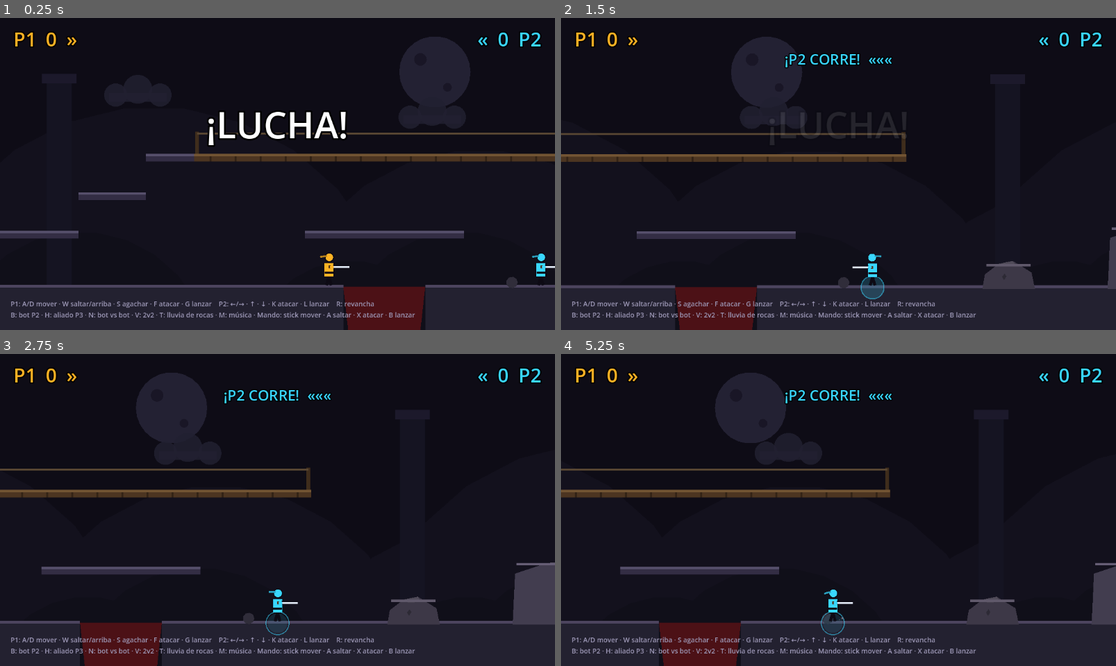
Above: before the commit, frames 1-4 (two rows, left to right).
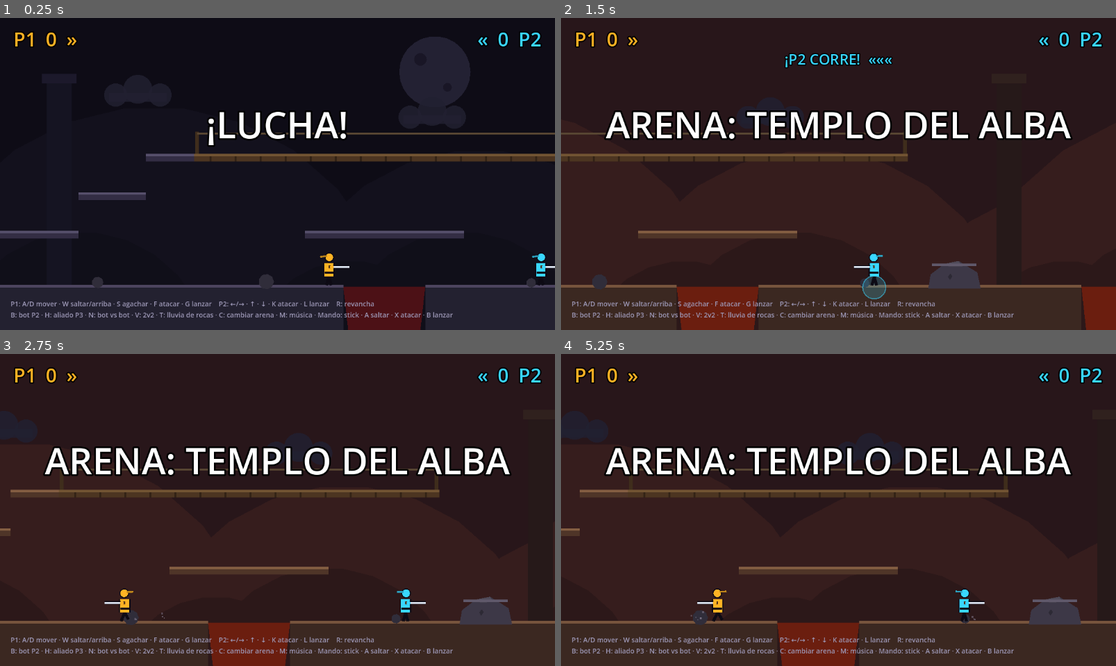
Above: after the commit, the same moments.

Repository: tigreton/nidhogg-2.1
Game: Godot game, scene res://scenes/main.tscn
The game is run twice, just before and just after one commit, with the same random seed, the same clock (stepped at 60 frames per second) and the same inputs.
Inputs:
- Up to frame 1 (0.25 s): no input
- Up to frame 2 (1.5 s): hold D (p1_right) from 0.53 s (still down); tap C (toggle_arena, bound only after the commit) at 0.6 s; tap W (p1_jump) at 0.77 s; tap N (bot_vs_bot) at 1.35 s
- Up to frame 3 (2.75 s): tap W (p1_jump) at 1.52 s; tap C (toggle_arena, bound only after the commit) at 1.55, 2.3 s; release D (p1_right) at 2.03 s; hold A (p1_left) from 2.03 s (still down); tap F (p1_attack) at 2.1 s
- Up to frame 4 (5.25 s): release A (p1_left) at 2.78 s; hold D (p1_right) 2.78-4.28 s; tap G (p1_throw) at 2.85 s; tap W (p1_jump) at 3.02, 3.77, 4.52 s; tap C (toggle_arena, bound only after the commit) at 3.05, 3.8, 4.55 s; tap K (p2_attack) at 3.6 s; hold A (p1_left) 4.28-5.03 s; tap Down (p2_down) at 4.35 s; hold D (p1_right) from 5.03 s (still down); tap Left (p2_left) at 5.1 s

The runs differ from the first frame. In frame 1, 0.6% of the frame differs, in the area x 16-97%, y 82-96%; in frame 2, 81%, in the area x 0-100%, y 0-100%; in frame 3, 76%; in frame 4, 76%.

Commit message:
Segunda arena 'Templo del Alba' con selector (C)
- Geometría y paleta del nivel parametrizadas por arena (luna/sol, fosos, casa, torre y peñasco reubicados)
- Nivel reconstruible bajo un contenedor propio para cambiar de arena en caliente
- Suelo generado entre fosos ordenados (valen cualquier disposición)
- Smoke test ampliado a 42 comprobaciones y capturas de la arena nueva

Diff:
--- a/scripts/game.gd
+++ b/scripts/game.gd
@@ -7,13 +7,32 @@
 
 const LEVEL_W := 4800.0
 const GROUND_Y := 560.0
-const PIT_X0 := 2210.0
-const PIT_X1 := 2380.0
-const PIT2_X0 := 700.0
-const PIT2_X1 := 880.0
-const PLAT_X0 := PIT_X0 - 80.0
-const PLAT_X1 := PIT_X1 + 80.0
-const PLAT_Y := 448.0
+# --- geometría por arena (la fija _load_arena; estos son los valores de la arena 0) ---
+var PIT_X0 := 2210.0
+var PIT_X1 := 2380.0
+var PIT2_X0 := 700.0
+var PIT2_X1 := 880.0
+var PLAT_X0 := 2130.0
+var PLAT_X1 := 2460.0
+var PLAT_Y := 448.0
+# --- paleta por arena ---
+var col_sky := Color(0.055, 0.05, 0.09)
+var col_hill_far := Color(0.075, 0.068, 0.115)
+var col_hill_near := Color(0.065, 0.06, 0.10)
+var col_pillar := Color(0.085, 0.08, 0.135)
+var col_pillar_cap := Color(0.11, 0.10, 0.17)
+var col_pit := Color(0.30, 0.07, 0.09)
+var col_floor := Color(0.14, 0.13, 0.19)
+var col_floor_top := Color(0.30, 0.27, 0.37)
+var col_plat := Color(0.20, 0.18, 0.27)
+var col_plat_top := Color(0.34, 0.31, 0.42)
+var col_wall := Color(0.11, 0.10, 0.16)
+var cel_pos := Vector2(2400.0, 118.0)
+var cel_col := Color(0.14, 0.13, 0.20)
+var cel_detail := Color(0.10, 0.09, 0.15)
+var arena_id := 0
+var level_root: Node2D
+
 const GRASS_X0 := 1150.0
 const GRASS_X1 := 1450.0
 const GOAL_W := 130.0
@@ -21,36 +40,40 @@
 const VIEW_W := 1152.0
 const VIEW_H := 648.0
 const RESPAWN_DELAY := 2.4
+const ARENA_NAMES := ["RUINAS DE MEDIANOCHE", "TEMPLO DEL ALBA"]
 const BOT_CFG := [
 	{"react": 0.26, "atk": 0.12, "err": 0.35},  # FÁCIL
 	{"react": 0.13, "atk": 0.30, "err": 0.10},  # NORMAL
 	{"react": 0.07, "atk": 0.50, "err": 0.02},  # DIFÍCIL
 ]
 # ruta alta: puente de madera sobre el foso central
-const BRIDGE_X0 := 1900.0
-const BRIDGE_X1 := 2690.0
-const BRIDGE_Y := 288.0
-# casa con tejado subible (dos faldones escalonados)
-const ROOF_L_X0 := 908.0
-const ROOF_L_X1 := 1010.0
-const ROOF_L_Y := 472.0
-const ROOF_H_X0 := 1020.0
-const ROOF_H_X1 := 1152.0
-const ROOF_H_Y := 406.0
-# zona rocosa (derecha del foso): peldaño, peñasco y torre
-const STEP_R_X0 := 2856.0
-const STEP_R_X1 := 2948.0
-const STEP_R_Y := 516.0
-const BOULDER_X0 := 3116.0
-const BOULDER_X1 := 3344.0
-const BOULDER_Y := 440.0
-const TOWER_X0 := 3476.0
-const TOWER_X1 := 3644.0
-const TOWER_Y := 330.0
+var BRIDGE_X0 := 1900.0
+var BRIDGE_X1 := 2690.0
+var BRIDGE_Y := 288.0
+# casa con tejado subible (dos faldones escalonados), anclada a HOUSE_X
+var HOUSE_X := 908.0
+var ROOF_L_X0 := 908.0
+var ROOF_L_X1 := 1010.0
+var ROOF_L_Y := 472.0
+var ROOF_H_X0 := 1020.0
+var ROOF_H_X1 := 1152.0
+var ROOF_H_Y := 406.0
+# zona rocosa: peldaños, peñasco y torre
+var STEP_R_X0 := 2856.0
+var STEP_R_X1 := 2948.0
+var STEP_R_Y := 516.0
+var BOULDER_X0 := 3116.0
+var BOULDER_X1 := 3344.0
+var BOULDER_Y := 440.0
+var TOWER_X0 := 3476.0
+var TOWER_X1 := 3644.0
+var TOWER_Y := 330.0
 # peldaño rocoso cerca de la meta izquierda
-const STEP_L_X0 := 500.0
-const STEP_L_X1 := 592.0
-const STEP_L_Y := 516.0
+var STEP_L_X0 := 500.0
+var STEP_L_X1 := 592.0
+var STEP_L_Y := 516.0
+var FENCE_X0 := 600.0
+var FENCE_X1 := 690.0
 
 const ROCK_WARN_TIME := 0.85
 const ROCK_FALL_SPEED := 1900.0
@@ -103,6 +126,9 @@
 func _ready() -> void:
 	process_mode = Node.PROCESS_MODE_ALWAYS
 	_setup_input()
+	level_root = Node2D.new()
+	add_child(level_root)
+	_load_arena(0)
 	_build_level()
 	_build_players()
 	stats = _fresh_stats()
@@ -176,6 +202,7 @@
 		"toggle_bot": [KEY_B], "toggle_music": [KEY_M],
 		"pause": [KEY_ESCAPE], "bot_vs_bot": [KEY_N],
 		"toggle_ally": [KEY_H], "toggle_2v2": [KEY_V], "toggle_chaos": [KEY_T],
+		"toggle_arena": [KEY_C],
 		# P3/P4 solo se controlan por bot: acciones registradas vacías
 		"p3_left": [], "p3_right": [], "p3_up": [], "p3_down": [],
 		"p3_jump": [], "p3_attack": [], "p3_throw": [],
@@ -219,23 +246,28 @@
 
 
 func _build_level() -> void:
-	_poly(PackedVector2Array([Vector2(0, 0), Vector2(LEVEL_W, 0), Vector2(LEVEL_W, 720), Vector2(0, 720)]), Color(0.055, 0.05, 0.09), -10)
-	_poly(_circle_points(LEVEL_W * 0.5, 118.0, 74.0), Color(0.14, 0.13, 0.20), -9)
-	_poly(_circle_points(LEVEL_W * 0.5 - 30.0, 92.0, 13.0), Color(0.10, 0.09, 0.15), -9)
-	_poly(_circle_points(LEVEL_W * 0.5 + 26.0, 150.0, 9.0), Color(0.10, 0.09, 0.15), -9)
+	_poly(PackedVector2Array([Vector2(0, 0), Vector2(LEVEL_W, 0), Vector2(LEVEL_W, 720), Vector2(0, 720)]), col_sky, -10)
+	_poly(_circle_points(cel_pos.x, cel_pos.y, 74.0), cel_col, -9)
+	_poly(_circle_points(cel_pos.x - 30.0, cel_pos.y - 26.0, 13.0), cel_detail, -9)
+	_poly(_circle_points(cel_pos.x + 26.0, cel_pos.y + 32.0, 9.0), cel_detail, -9)
 	_hills()
 	_clouds()
 	var px := 340.0
 	while px < LEVEL_W - 200.0:
 		if not (px > PIT_X0 - 130.0 and px < PIT_X1 + 130.0):
-			_poly(PackedVector2Array([Vector2(px - 26, GROUND_Y), Vector2(px + 26, GROUND_Y), Vector2(px + 26, 130.0), Vector2(px - 26, 130.0)]), Color(0.085, 0.08, 0.135), -5)
-			_poly(PackedVector2Array([Vector2(px - 36, 142.0), Vector2(px + 36, 142.0), Vector2(px + 36, 122.0), Vector2(px - 36, 122.0)]), Color(0.11, 0.10, 0.17), -5)
+			_poly(PackedVector2Array([Vector2(px - 26, GROUND_Y), Vector2(px + 26, GROUND_Y), Vector2(px + 26, 130.0), Vector2(px - 26, 130.0)]), col_pillar, -5)
+			_poly(PackedVector2Array([Vector2(px - 36, 142.0), Vector2(px + 36, 142.0), Vector2(px + 36, 122.0), Vector2(px - 36, 122.0)]), col_pillar_cap, -5)
 		px += 640.0
-	_floor_segment(0.0, PIT2_X0)
-	_floor_segment(PIT2_X1, PIT_X0)
-	_floor_segment(PIT_X1, LEVEL_W)
-	_poly(PackedVector2Array([Vector2(PIT_X0, GROUND_Y + 4), Vector2(PIT_X1, GROUND_Y + 4), Vector2(PIT_X1 - 26, 800.0), Vector2(PIT_X0 + 26, 800.0)]), Color(0.30, 0.07, 0.09), -6)
-	_poly(PackedVector2Array([Vector2(PIT2_X0, GROUND_Y + 4), Vector2(PIT2_X1, GROUND_Y + 4), Vector2(PIT2_X1 - 26, 800.0), Vector2(PIT2_X0 + 26, 800.0)]), Color(0.30, 0.07, 0.09), -6)
+	# suelo entre los fosos, ordenados por posición (valgan donde valgan)
+	var pits := [[PIT_X0, PIT_X1], [PIT2_X0, PIT2_X1]]
+	pits.sort_custom(func(u, v): return u[0] < v[0])
+	var seg_a := 0.0
+	for b in pits:
+		_floor_segment(seg_a, b[0])
+		seg_a = b[1]
+	_floor_segment(seg_a, LEVEL_W)
+	_poly(PackedVector2Array([Vector2(PIT_X0, GROUND_Y + 4), Vector2(PIT_X1, GROUND_Y + 4), Vector2(PIT_X1 - 26, 800.0), Vector2(PIT_X0 + 26, 800.0)]), col_pit, -6)
+	_poly(PackedVector2Array([Vector2(PIT2_X0, GROUND_Y + 4), Vector2(PIT2_X1, GROUND_Y + 4), Vector2(PIT2_X1 - 26, 800.0), Vector2(PIT2_X0 + 26, 800.0)]), col_pit, -6)
 	_platform(PLAT_X0, PLAT_X1, PLAT_Y)
 	_bridge()
 	_house()
@@ -257,11 +289,128 @@
 	_goal_zone(0.0, GOAL_W, P2_COLOR)
 	_torch_at(210.0)
 	_torch_at(LEVEL_W - 210.0)
-	_torch_at(1032.0)
+	_torch_at(HOUSE_X + 124.0)
+	_fence(FENCE_X0, FENCE_X1)
 
 
 func _register_top(x0: float, x1: float, y: float) -> void:
 	_tops.append({"x0": x0, "x1": x1, "y": y})
+
+
+func _load_arena(id: int) -> void:
+	arena_id = id % ARENA_NAMES.size()
+	match arena_id:
+		1:
+			# Templo del alba: amanecer cálido, rocas y torre a la izquierda,
+			# foso pequeño y casa junto a la meta derecha
+			PIT_X0 = 2210.0
+			PIT_X1 = 2380.0
+			PIT2_X0 = 3050.0
+			PIT2_X1 = 3230.0
+			PLAT_X0 = 2130.0
+			PLAT_X1 = 2460.0
+			PLAT_Y = 448.0
+			BRIDGE_X0 = 1900.0
+			BRIDGE_X1 = 2690.0
+			BRIDGE_Y = 288.0
+			HOUSE_X = 3850.0
+			STEP_R_X0 = 2740.0
+			STEP_R_X1 = 2832.0
+			STEP_R_Y = 516.0
+			BOULDER_X0 = 380.0
+			BOULDER_X1 = 608.0
+			BOULDER_Y = 440.0
+			TOWER_X0 = 700.0
+			TOWER_X1 = 868.0
+			TOWER_Y = 330.0
+			STEP_L_X0 = 4180.0
+			STEP_L_X1 = 4272.0
+			STEP_L_Y = 516.0
+			FENCE_X0 = 940.0
+			FENCE_X1 = 1030.0
+			col_sky = Color(0.16, 0.09, 0.105)
+			col_hill_far = Color(0.215, 0.115, 0.115)
+			col_hill_near = Color(0.175, 0.095, 0.10)
+			col_pillar = Color(0.15, 0.10, 0.10)
+			col_pillar_cap = Color(0.19, 0.13, 0.12)
+			col_pit = Color(0.42, 0.12, 0.06)
+			col_floor = Color(0.235, 0.16, 0.13)
+			col_floor_top = Color(0.47, 0.33, 0.24)
+			col_plat = Color(0.31, 0.21, 0.16)
+			col_plat_top = Color(0.52, 0.37, 0.26)
+			col_wall = Color(0.20, 0.14, 0.12)
+			cel_pos = Vector2(3560.0, 120.0)
+			cel_col = Color(0.55, 0.32, 0.16)
+			cel_detail = Color(0.48, 0.27, 0.13)
+		_:
+			# Ruinas de medianoche: noche azulada con luna (valores por defecto)
+			PIT_X0 = 2210.0
+			PIT_X1 = 2380.0
+			PIT2_X0 = 700.0
+			PIT2_X1 = 880.0
+			PLAT_X0 = 2130.0
+			PLAT_X1 = 2460.0
+			PLAT_Y = 448.0
+			BRIDGE_X0 = 1900.0
+			BRIDGE_X1 = 2690.0
+			BRIDGE_Y = 288.0
+			HOUSE_X = 908.0
+			STEP_R_X0 = 2856.0
+			STEP_R_X1 = 2948.0
+			STEP_R_Y = 516.0
+			BOULDER_X0 = 3116.0
+			BOULDER_X1 = 3344.0
+			BOULDER_Y = 440.0
+			TOWER_X0 = 3476.0
+			TOWER_X1 = 3644.0
+			TOWER_Y = 330.0
+			STEP_L_X0 = 500.0
+			STEP_L_X1 = 592.0
+			STEP_L_Y = 516.0
+			FENCE_X0 = 600.0
+			FENCE_X1 = 690.0
+			col_sky = Color(0.055, 0.05, 0.09)
+			col_hill_far = Color(0.075, 0.068, 0.115)
+			col_hill_near = Color(0.065, 0.06, 0.10)
+			col_pillar = Color(0.085, 0.08, 0.135)
+			col_pillar_cap = Color(0.11, 0.10, 0.17)
+			col_pit = Color(0.30, 0.07, 0.09)
+			col_floor = Color(0.14, 0.13, 0.19)
+			col_floor_top = Color(0.30, 0.27, 0.37)
+			col_plat = Color(0.20, 0.18, 0.27)
+			col_plat_top = Color(0.34, 0.31, 0.42)
+			col_wall = Color(0.11, 0.10, 0.16)
+			cel_pos = Vector2(2400.0, 118.0)
+			cel_col = Color(0.14, 0.13, 0.20)
+			cel_detail = Color(0.10, 0.09, 0.15)
+	# tejados derivados del anclaje de la casa
+	ROOF_L_X0 = HOUSE_X
+	ROOF_L_X1 = HOUSE_X + 102.0
+	ROOF_L_Y = 472.0
+	ROOF_H_X0 = HOUSE_X + 112.0
+	ROOF_H_X1 = HOUSE_X + 244.0
+	ROOF_H_Y = 406.0
+
+
+func set_arena(id: int) -> void:
+	if id % ARENA_NAMES.size() == arena_id:
+		return
+	_load_arena(id)
+	if level_root != null:
+		level_root.queue_free()
+	level_root = Node2D.new()
+	add_child(level_root)
+	goal_polys.clear()
+	_tops.clear()
+	_build_level()
+	scores = [0, 0]
+	stats = _fresh_stats()
+	match_over = false
+	stats_label.visible = false
+	set_chaos(false)
+	_update_hud()
+	_start_round()
+	show_msg("ARENA: %s" % ARENA_NAMES[arena_id], 1.2)
 
 
 func _top_below(x: float, from_y: float) -> float:
@@ -274,19 +423,19 @@
 
 
 func _hills() -> void:
-	# dos capas de colinas nocturnas tras las ruinas
+	# dos capas de colinas tras las ruinas
 	var cx := -100.0
 	var i := 0
 	while cx < LEVEL_W + 200.0:
 		var r := 150.0 + 90.0 * ((i * 37) % 5)
-		_poly(_circle_points(cx, 700.0, r), Color(0.075, 0.068, 0.115), -8)
+		_poly(_circle_points(cx, 700.0, r), col_hill_far, -8)
 		cx += r * 0.9
 		i += 1
 	cx = -150.0
 	i = 2
 	while cx < LEVEL_W + 200.0:
 		var r := 90.0 + 60.0 * ((i * 53) % 4)
-		_poly(_circle_points(cx, 720.0, r), Color(0.065, 0.06, 0.10), -7)
+		_poly(_circle_points(cx, 720.0, r), col_hill_near, -7)
 		cx += r * 1.1
 		i += 1
 
@@ -318,7 +467,7 @@
 		var c := Cloud.new(6.0 + 4.0 * ((i * 29) % 4), LEVEL_W)
 		c.position = Vector2(200.0 + 730.0 * i + 120.0 * ((i * 41) % 3), 70.0 + 46.0 * ((i * 17) % 4))
 		c.z_index = -6
-		add_child(c)
+		_add_level(c)
 
 
 class Torch extends Node2D:
@@ -346,7 +495,7 @@
 	var t := Torch.new()
 	t.position = Vector2(x, GROUND_Y)
 	t.z_index = 1
-	add_child(t)
+	_add_level(t)
 
 
 class GlowSpot extends Node2D:
@@ -381,26 +530,27 @@
 
 func _house() -> void:
 	# fachada y tejado de la aldea; el muro es decorativo: se pasa por la puerta
+	var bx := HOUSE_X
 	var wall_col := Color(0.23, 0.17, 0.15)
 	var wall_lite := Color(0.29, 0.22, 0.19)
-	_poly(PackedVector2Array([Vector2(920, GROUND_Y), Vector2(1140, GROUND_Y), Vector2(1140, 430.0), Vector2(920, 430.0)]), wall_col, -5)
-	_poly(PackedVector2Array([Vector2(920, 430.0), Vector2(1140, 430.0), Vector2(1140, 424.0), Vector2(920, 424.0)]), wall_lite, -5)
+	_poly(PackedVector2Array([Vector2(bx + 12, GROUND_Y), Vector2(bx + 232, GROUND_Y), Vector2(bx + 232, 430.0), Vector2(bx + 12, 430.0)]), wall_col, -5)
+	_poly(PackedVector2Array([Vector2(bx + 12, 430.0), Vector2(bx + 232, 430.0), Vector2(bx + 232, 424.0), Vector2(bx + 12, 424.0)]), wall_lite, -5)
 	# puerta (paso libre) y ventana cálida
-	_poly(PackedVector2Array([Vector2(956, GROUND_Y), Vector2(1008, GROUND_Y), Vector2(1008, 498.0), Vector2(982, 486.0), Vector2(956, 498.0)]), Color(0.12, 0.08, 0.07), -4)
-	_poly(PackedVector2Array([Vector2(999, 530.0), Vector2(1003, 530.0), Vector2(1003, 534.0), Vector2(999, 534.0)]), Color(0.75, 0.62, 0.30), -3)
+	_poly(PackedVector2Array([Vector2(bx + 48, GROUND_Y), Vector2(bx + 100, GROUND_Y), Vector2(bx + 100, 498.0), Vector2(bx + 74, 486.0), Vector2(bx + 48, 498.0)]), Color(0.12, 0.08, 0.07), -4)
+	_poly(PackedVector2Array([Vector2(bx + 91, 530.0), Vector2(bx + 95, 530.0), Vector2(bx + 95, 534.0), Vector2(bx + 91, 534.0)]), Color(0.75, 0.62, 0.30), -3)
 	var win := GlowSpot.new()
-	win.position = Vector2(1072, 514)
+	win.position = Vector2(bx + 164, 514)
 	win.radius = 34.0
 	win.z_index = -3
-	add_child(win)
-	_poly(PackedVector2Array([Vector2(1050, 494.0), Vector2(1094, 494.0), Vector2(1094, 534.0), Vector2(1050, 534.0)]), Color(1.0, 0.78, 0.35, 0.85), -4)
-	_poly(PackedVector2Array([Vector2(1070, 494.0), Vector2(1074, 494.0), Vector2(1074, 534.0), Vector2(1070, 534.0)]), Color(0.14, 0.10, 0.08), -3)
-	_poly(PackedVector2Array([Vector2(1050, 512.0), Vector2(1094, 512.0), Vector2(1094, 516.0), Vector2(1050, 516.0)]), Color(0.14, 0.10, 0.08), -3)
+	_add_level(win)
+	_poly(PackedVector2Array([Vector2(bx + 142, 494.0), Vector2(bx + 186, 494.0), Vector2(bx + 186, 534.0), Vector2(bx + 142, 534.0)]), Color(1.0, 0.78, 0.35, 0.85), -4)
+	_poly(PackedVector2Array([Vector2(bx + 162, 494.0), Vector2(bx + 166, 494.0), Vector2(bx + 166, 534.0), Vector2(bx + 162, 534.0)]), Color(0.14, 0.10, 0.08), -3)
+	_poly(PackedVector2Array([Vector2(bx + 142, 512.0), Vector2(bx + 186, 512.0), Vector2(bx + 186, 516.0), Vector2(bx + 142, 516.0)]), Color(0.14, 0.10, 0.08), -3)
 	# chimenea con humo
-	_poly(PackedVector2Array([Vector2(1088, 330.0), Vector2(1116, 330.0), Vector2(1116, 412.0), Vector2(1088, 412.0)]), Color(0.20, 0.15, 0.14), -4)
-	_poly(PackedVector2Array([Vector2(1084, 330.0), Vector2(1120, 330.0), Vector2(1120, 320.0), Vector2(1084, 320.0)]), Color(0.26, 0.19, 0.17), -4)
+	_poly(PackedVector2Array([Vector2(bx + 180, 330.0), Vector2(bx + 208, 330.0), Vector2(bx + 208, 412.0), Vector2(bx + 180, 412.0)]), Color(0.20, 0.15, 0.14), -4)
+	_poly(PackedVector2Array([Vector2(bx + 176, 330.0), Vector2(bx + 212, 330.0), Vector2(bx + 212, 320.0), Vector2(bx + 176, 320.0)]), Color(0.26, 0.19, 0.17), -4)
 	var smoke := CPUParticles2D.new()
-	smoke.position = Vector2(1102, 314)
+	smoke.position = Vector2(bx + 194, 314)
 	smoke.z_index = -3
 	smoke.amount = 10
 	smoke.lifetime = 2.6
@@ -412,7 +562,7 @@
 	smoke.scale_amount_min = 3.0
 	smoke.scale_amount_max = 7.0
 	smoke.color = Color(0.5, 0.5, 0.55, 0.16)
-	add_child(smoke)
+	_add_level(smoke)
 	# faldones de tejado subibles (superficies reales)
 	_roof_slab(ROOF_L_X0, ROOF_L_X1, ROOF_L_Y)
 	_roof_slab(ROOF_H_X0, ROOF_H_X1, ROOF_H_Y)
@@ -425,8 +575,6 @@
 		while sx < x1 - 8.0:
 			_poly(PackedVector2Array([Vector2(sx, y + 16.0), Vector2(sx + 10.0, y + 16.0), Vector2(sx + 16.0, y + 30.0), Vector2(sx + 6.0, y + 30.0)]), Color(0.16, 0.10, 0.10), -4)
 			sx += 26.0
-	# valla entre el peldaño rocoso y el foso pequeño
-	_fence(600.0, 690.0)
 
 
 func _roof_slab(x0: float, x1: float, y: float) -> void:
@@ -490,9 +638,13 @@
 	# gallardete en la torre
 	_poly(PackedVector2Array([Vector2((TOWER_X0 + TOWER_X1) * 0.5, TOWER_Y - 2.0), Vector2((TOWER_X0 + TOWER_X1) * 0.5, TOWER_Y - 52.0)]), Color(0.30, 0.22, 0.14), -3)
 	_poly(PackedVector2Array([Vector2((TOWER_X0 + TOWER_X1) * 0.5, TOWER_Y - 50.0), Vector2((TOWER_X0 + TOWER_X1) * 0.5 + 34.0, TOWER_Y - 44.0), Vector2((TOWER_X0 + TOWER_X1) * 0.5, TOWER_Y - 30.0)]), Color(0.75, 0.30, 0.22), -3)
-	# piedras sueltas decorativas
-	for r in [[2560.0, 12.0], [3760.0, 16.0], [4180.0, 10.0], [640.0, 11.0]]:
+	# piedras sueltas decorativas (en sitios libres en todas las arenas)
+	for r in [[1700.0, 12.0], [2050.0, 16.0], [2600.0, 10.0], [4420.0, 11.0]]:
 		_poly(_circle_points(r[0], GROUND_Y - r[1] * 0.4, r[1], 9), Color(0.19, 0.18, 0.23), -3)
+
+
+func _add_level(node: Node) -> void:
+	level_root.add_child(node)
 
 
 func _poly(points: PackedVector2Array, col: Color, z: int) -> Polygon2D:
@@ -500,7 +652,7 @@
 	p.polygon = points
 	p.color = col
 	p.z_index = z
-	add_child(p)
+	_add_level(p)
 	return p
 
 
@@ -522,25 +674,25 @@
 	cs.shape = rect
 	cs.position = Vector2((x0 + x1) * 0.5, (y0 + y1) * 0.5)
 	body.add_child(cs)
-	add_child(body)
+	_add_level(body)
 
 
 func _floor_segment(x0: float, x1: float) -> void:
 	_static_box(x0, GROUND_Y, x1, GROUND_Y + 140.0)
-	_poly(PackedVector2Array([Vector2(x0, GROUND_Y), Vector2(x1, GROUND_Y), Vector2(x1, GROUND_Y + 140.0), Vector2(x0, GROUND_Y + 140.0)]), Color(0.14, 0.13, 0.19), -4)
-	_poly(PackedVector2Array([Vector2(x0, GROUND_Y), Vector2(x1, GROUND_Y), Vector2(x1, GROUND_Y + 6), Vector2(x0, GROUND_Y + 6)]), Color(0.30, 0.27, 0.37), -4)
+	_poly(PackedVector2Array([Vector2(x0, GROUND_Y), Vector2(x1, GROUND_Y), Vector2(x1, GROUND_Y + 140.0), Vector2(x0, GROUND_Y + 140.0)]), col_floor, -4)
+	_poly(PackedVector2Array([Vector2(x0, GROUND_Y), Vector2(x1, GROUND_Y), Vector2(x1, GROUND_Y + 6), Vector2(x0, GROUND_Y + 6)]), col_floor_top, -4)
 
 
 func _platform(x0: float, x1: float, y: float) -> void:
 	_static_box(x0, y, x1, y + 16.0)
 	_register_top(x0, x1, y)
-	_poly(PackedVector2Array([Vector2(x0, y), Vector2(x1, y), Vector2(x1, y + 16.0), Vector2(x0, y + 16.0)]), Color(0.20, 0.18, 0.27), -4)
-	_poly(PackedVector2Array([Vector2(x0, y), Vector2(x1, y), Vector2(x1, y + 5), Vector2(x0, y + 5)]), Color(0.34, 0.31, 0.42), -4)
+	_poly(PackedVector2Array([Vector2(x0, y), Vector2(x1, y), Vector2(x1, y + 16.0), Vector2(x0, y + 16.0)]), col_plat, -4)
+	_poly(PackedVector2Array([Vector2(x0, y), Vector2(x1, y), Vector2(x1, y + 5), Vector2(x0, y + 5)]), col_plat_top, -4)
 
 
 func _wall(x0: float, x1: float) -> void:
 	_static_box(x0, 0.0, x1, GROUND_Y + 140.0)
-	_poly(PackedVector2Array([Vector2(x0, 0.0), Vector2(x1, 0.0), Vector2(x1, GROUND_Y + 140.0), Vector2(x0, GROUND_Y + 140.0)]), Color(0.11, 0.10, 0.16), -4)
+	_poly(PackedVector2Array([Vector2(x0, 0.0), Vector2(x1, 0.0), Vector2(x1, GROUND_Y + 140.0), Vector2(x0, GROUND_Y + 140.0)]), col_wall, -4)
 
 
 func _goal_zone(x0: float, x1: float, col: Color) -> void:
@@ -684,7 +836,7 @@
 	cl.add_child(msg_label)
 
 	var hint := Label.new()
-	hint.text = "P1: A/D mover · W saltar/arriba · S agachar · F atacar · G lanzar    P2: ←/→ · ↑ · ↓ · K atacar · L lanzar    R: revancha\nB: bot P2 · H: aliado P3 · N: bot vs bot · V: 2v2 · T: lluvia de rocas · M: música · Mando: stick mover · A saltar · X atacar · B lanzar"
+	hint.text = "P1: A/D mover · W saltar/arriba · S agachar · F atacar · G lanzar    P2: ←/→ · ↑ · ↓ · K atacar · L lanzar    R: revancha\nB: bot P2 · H: aliado P3 · N: bot vs bot · V: 2v2 · T: lluvia de rocas · C: cambiar arena · M: música · Mando: stick · A saltar · X atacar · B lanzar"
 	hint.position = Vector2(22, VIEW_H - 64)
 	hint.add_theme_font_size_override("font_size", 14)
 	hint.add_theme_color_override("font_color", Color(0.62, 0.60, 0.72))
@@ -854,6 +1006,8 @@
 		show_msg("BOT vs BOT %s" % ("ACTIVADO" if on else "DESACTIVADO"), 0.7)
 	if Input.is_action_just_pressed("toggle_2v2"):
 		set_mode_2v2(not mode_2v2)
+	if Input.is_action_just_pressed("toggle_arena"):
+		set_arena(arena_id + 1)
 	if Input.is_action_just_pressed("toggle_chaos"):
 		set_chaos(not chaos)
 	if Input.is_action_just_pressed("toggle_music"):
--- a/test/screenshots.gd
+++ b/test/screenshots.gd
@@ -64,5 +64,14 @@
 		await _snap("08_lluvia_rocas_cayendo.png")
 	game.set_chaos(false)
 
+	# arena 2: Templo del Alba
+	game.set_arena(1)
+	await get_tree().create_timer(0.3).timeout
+	for z in [[700.0, "09_alba_torre"], [2300.0, "10_alba_puente"], [3140.0, "11_alba_foso"], [3970.0, "12_alba_casa"]]:
+		_place(z[0])
+		await get_tree().create_timer(0.25).timeout
+		await _snap(z[1] + ".png")
+	game.set_arena(0)
+
 	print("CAPTURAS OK")
 	get_tree().quit(0)
--- a/test/smoke_test.gd
+++ b/test/smoke_test.gd
@@ -240,6 +240,22 @@
 	_check(game.players.size() == 2, "Desactivar 2v2 vuelve al duelo")
 	_check(game.scores == [0, 0], "Al cambiar de modo el marcador se reinicia")
 
+	# 16. Selector de arenas (C): reconstruye el nivel y reinicia el partido
+	game.set_arena(1)
+	_check(game.arena_id == 1, "Arena cambiada a Templo del Alba")
+	_check(game.PIT2_X0 == 3050.0, "La arena 2 mueve el foso pequeño")
+	_check(game.players.size() == 2, "El cambio de arena mantiene el duelo")
+	p1.position = Vector2(784.0, 296.0)
+	p1.velocity = Vector2.ZERO
+	await get_tree().create_timer(0.4).timeout
+	_check(p1.is_on_floor() and absf(p1.position.y - 301.0) < 6.0, "Arena 2: torre a la izquierda subible")
+	p1.position = Vector2(3900.0, 436.0)
+	p1.velocity = Vector2.ZERO
+	await get_tree().create_timer(0.4).timeout
+	_check(p1.is_on_floor() and absf(p1.position.y - 443.0) < 6.0, "Arena 2: casa junto a la meta derecha")
+	game.set_arena(0)
+	_check(game.arena_id == 0 and game.PIT2_X0 == 700.0, "Vuelta a Ruinas de Medianoche")
+
 	print("")
 	if fails.is_empty():
 		print("SMOKE OK - todas las mecánicas funcionan")
Not shown, changed: README.md
